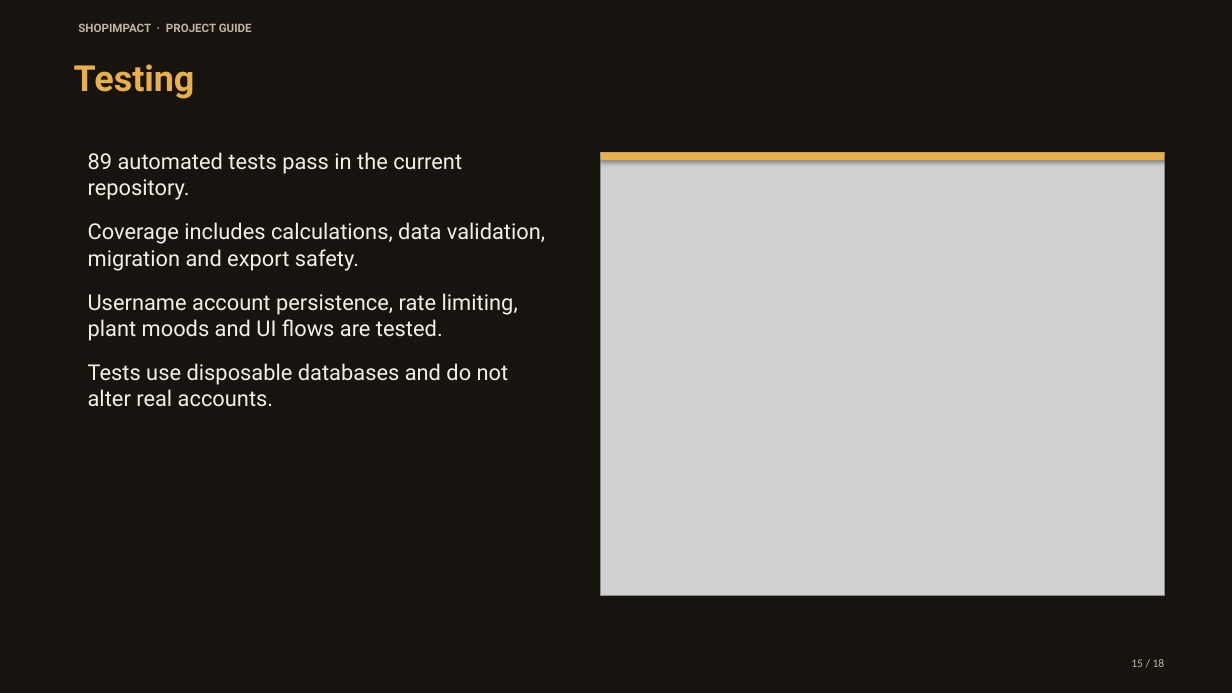
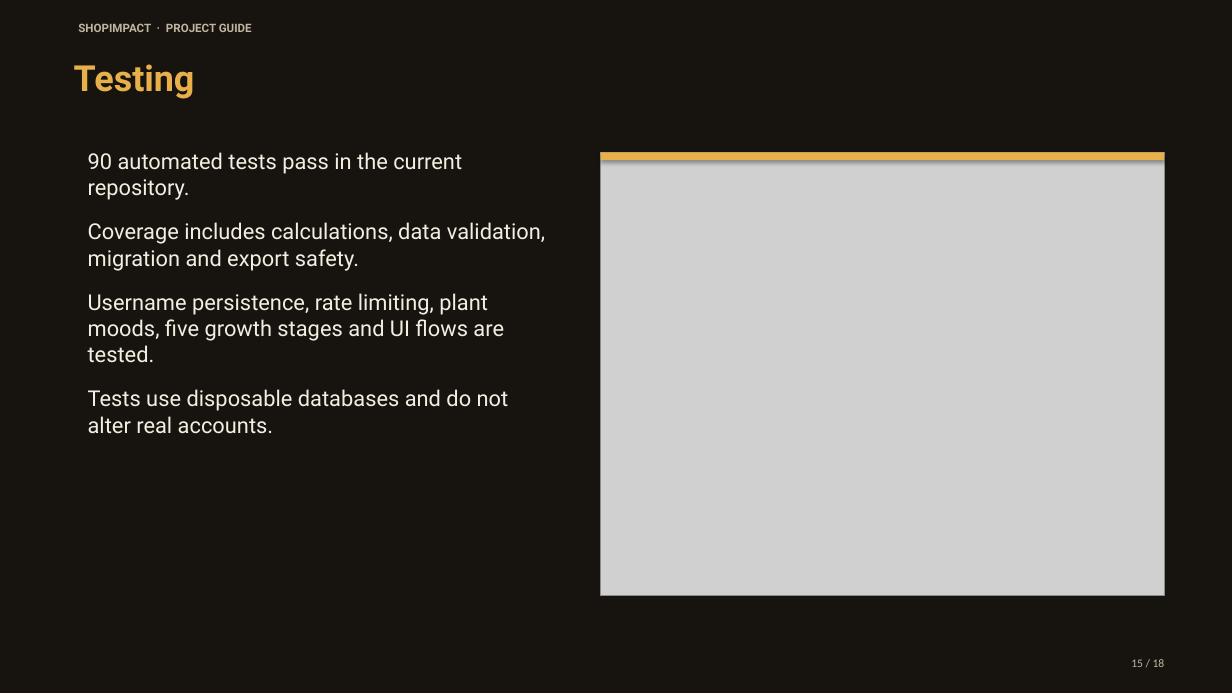
Before and after one commit to kavin-beep/IDAI102_1000527_ShopImpactAI_Kavin-K, a slide deck: slide 15 of output/presentation/ShopImpact_Vibrant_Deck.pptx. Drawn at 1232x693 pixels with LibreOffice and Linux fonts; fonts in the diff are those of the drawing; grey boxes stand for pictures. Boxes give left, top, right and bottom in pixels: in the first picture for what was removed or moved away, otherwise in the second. Text is boxed around its words. In the diff, an @@ line names an element or a change of style, - is before the commit and + after.

```diff
--- a/output/presentation/ShopImpact_Vibrant_Deck.pptx
+++ b/output/presentation/ShopImpact_Vibrant_Deck.pptx
@@ text at (88, 152, 462, 200): text changed @@
-89 automated tests pass in the current repository.
+90 automated tests pass in the current repository.
@@ text at (88, 293, 504, 363): text changed @@
-Username account persistence, rate limiting, plant moods and UI flows are tested.
+Username persistence, rate limiting, plant moods, five growth stages and UI flows are tested.
```
Also in this commit, not shown: 3 other slides changed, 12 other files.
